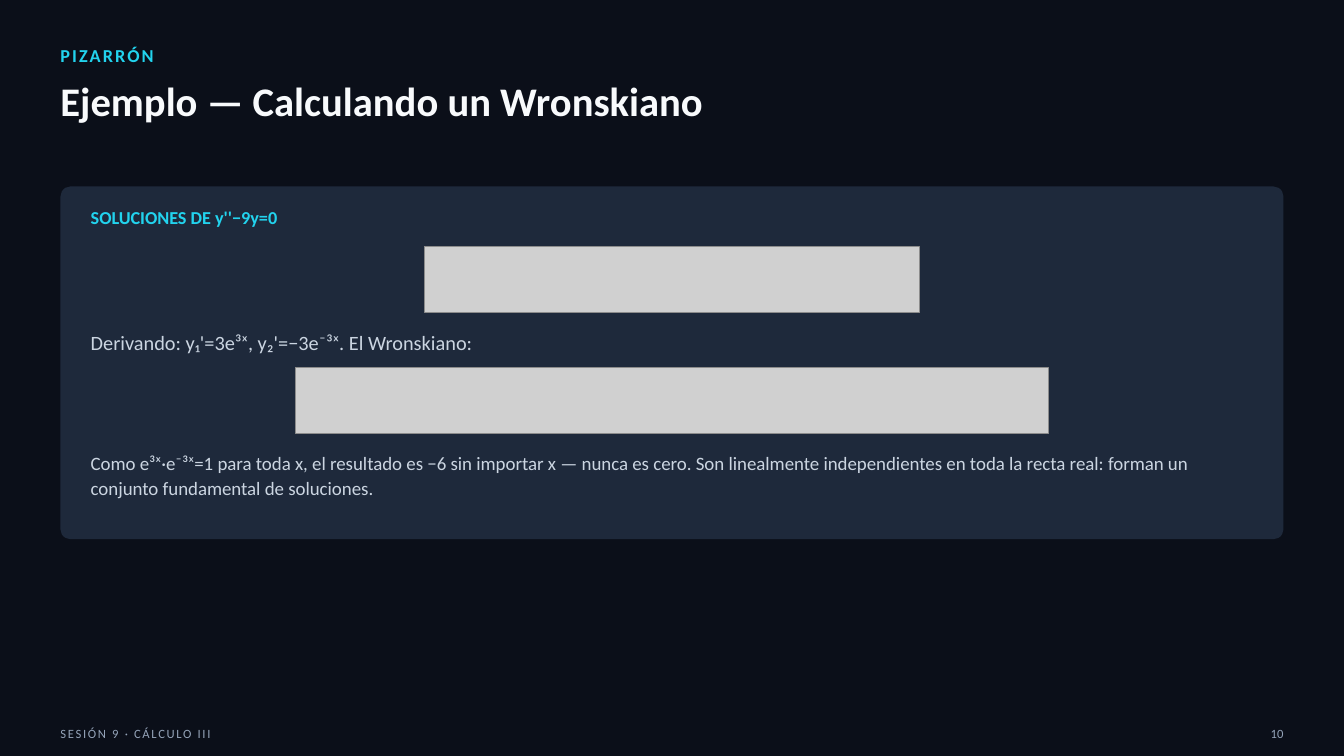
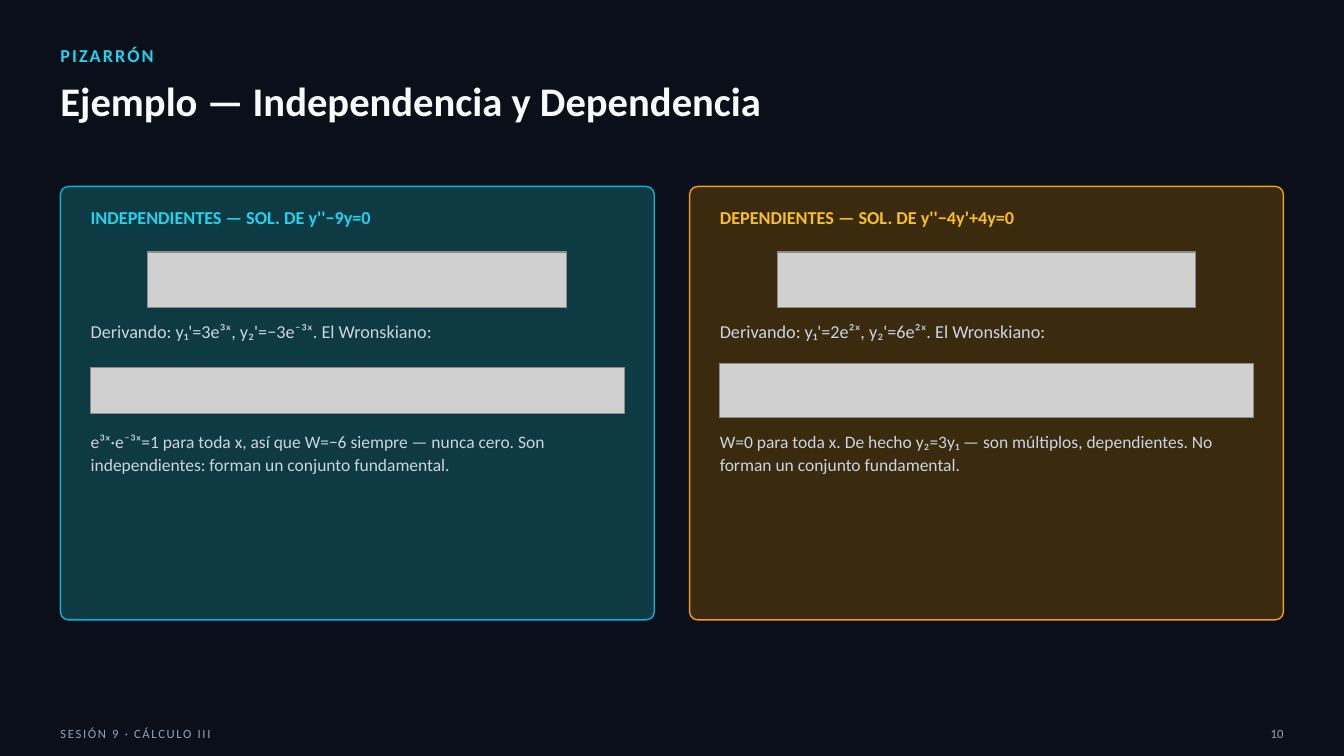
Before and after one commit to SernaEd/FirmsSimulationClass, a slide deck: slide 10 of sesion9/Sesion9_Teoria_Preliminar.pptx. Drawn at 1344x756 pixels with LibreOffice and Linux fonts; fonts in the diff are those of the drawing; grey boxes stand for pictures. Boxes give left, top, right and bottom in pixels: in the first picture for what was removed or moved away, otherwise in the second. Text is boxed around its words. In the diff, an @@ line names an element or a change of style, - is before the commit and + after.

```diff
--- a/sesion9/Sesion9_Teoria_Preliminar.pptx
+++ b/sesion9/Sesion9_Teoria_Preliminar.pptx
@@ text at [60, 87, 761, 123]: text changed @@
-Ejemplo — Calculando un Wronskiano
+Ejemplo — Independencia y Dependencia
@@ rounded rectangle removed at [60, 187, 1284, 539] @@
@@ rounded rectangle added at [60, 187, 654, 620], fill #0E3A44, outline #06B6D4 1 pt @@
@@ rounded rectangle added at [690, 187, 1284, 620], fill #3A2A0E, outline #F59E0B 1 pt @@
@@ text at [91, 211, 371, 227]: text changed @@
-SOLUCIONES DE y''−9y=0
+INDEPENDIENTES — SOL. DE y''−9y=0
@@ text added at [720, 211, 1014, 227], 13 pt, text #FBBF24, bold @@
+DEPENDIENTES — SOL. DE y''−4y'+4y=0
@@ picture: place and size @@
-picture at [424, 247, 920, 313]
+picture at [148, 252, 568, 308]
@@ picture added at [778, 252, 1196, 308] @@
@@ text "Derivando: y₁'=3e³ˣ, y₂'=−3e⁻³ˣ. El Wronskiano:": place and size @@
-text "Derivando: y₁'=3e³ˣ, y₂'=−3e⁻³ˣ. El Wronskiano:" at [91, 334, 472, 354]
+text "Derivando: y₁'=3e³ˣ, y₂'=−3e⁻³ˣ. El Wronskiano:" at [91, 324, 432, 341]
@@ text "Derivando: y₁'=3e³ˣ, y₂'=−3e⁻³ˣ. El Wronskiano:" at [91, 324, 432, 341]: size 14.5 to 13 pt @@
@@ text added at [720, 324, 1045, 341], 13 pt, text #CBD5E1 @@
+Derivando: y₁'=2e²ˣ, y₂'=6e²ˣ. El Wronskiano:
@@ picture: place and size @@
-picture at [295, 368, 1049, 434]
+picture at [91, 367, 624, 413]
@@ picture added at [720, 364, 1253, 417] @@
@@ text at [91, 434, 544, 474]: text changed; size 13.5 to 12.5 pt @@
-Como e³ˣ·e⁻³ˣ=1 para toda x, el resultado es −6 sin importar x — nunca es cero. Son linealmente independientes en toda la recta real: forman un conjunto fundamental de soluciones.
+e³ˣ·e⁻³ˣ=1 para toda x, así que W=−6 siempre — nunca cero. Son independientes: forman un conjunto fundamental.
@@ text added at [720, 436, 1212, 474], 12.5 pt, text #CBD5E1 @@
+W=0 para toda x. De hecho y₂=3y₁ — son múltiplos, dependientes. No forman un conjunto fundamental.
```
Also in this commit, not shown: 4 other slides changed, 1 slide added, 2 other files.
